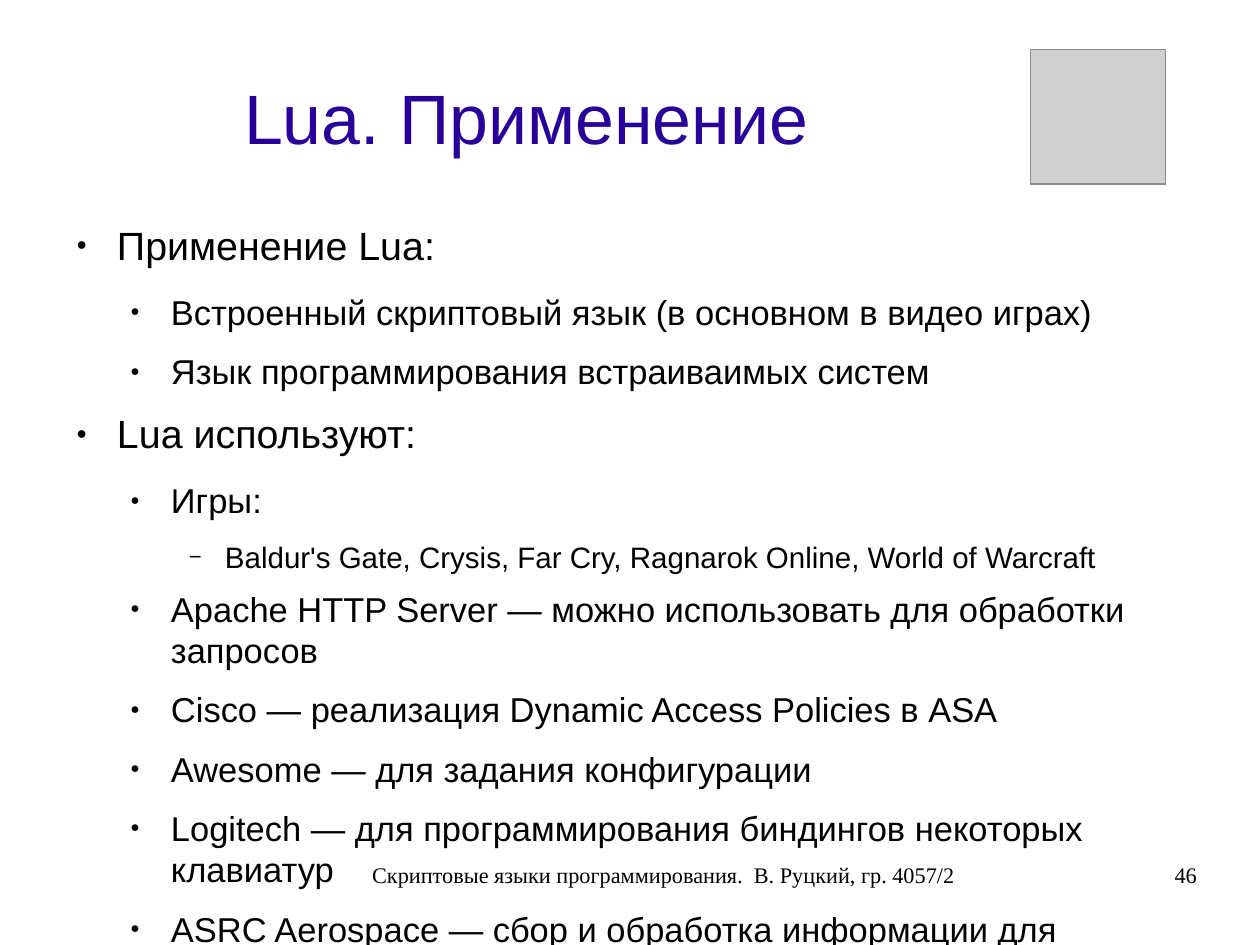
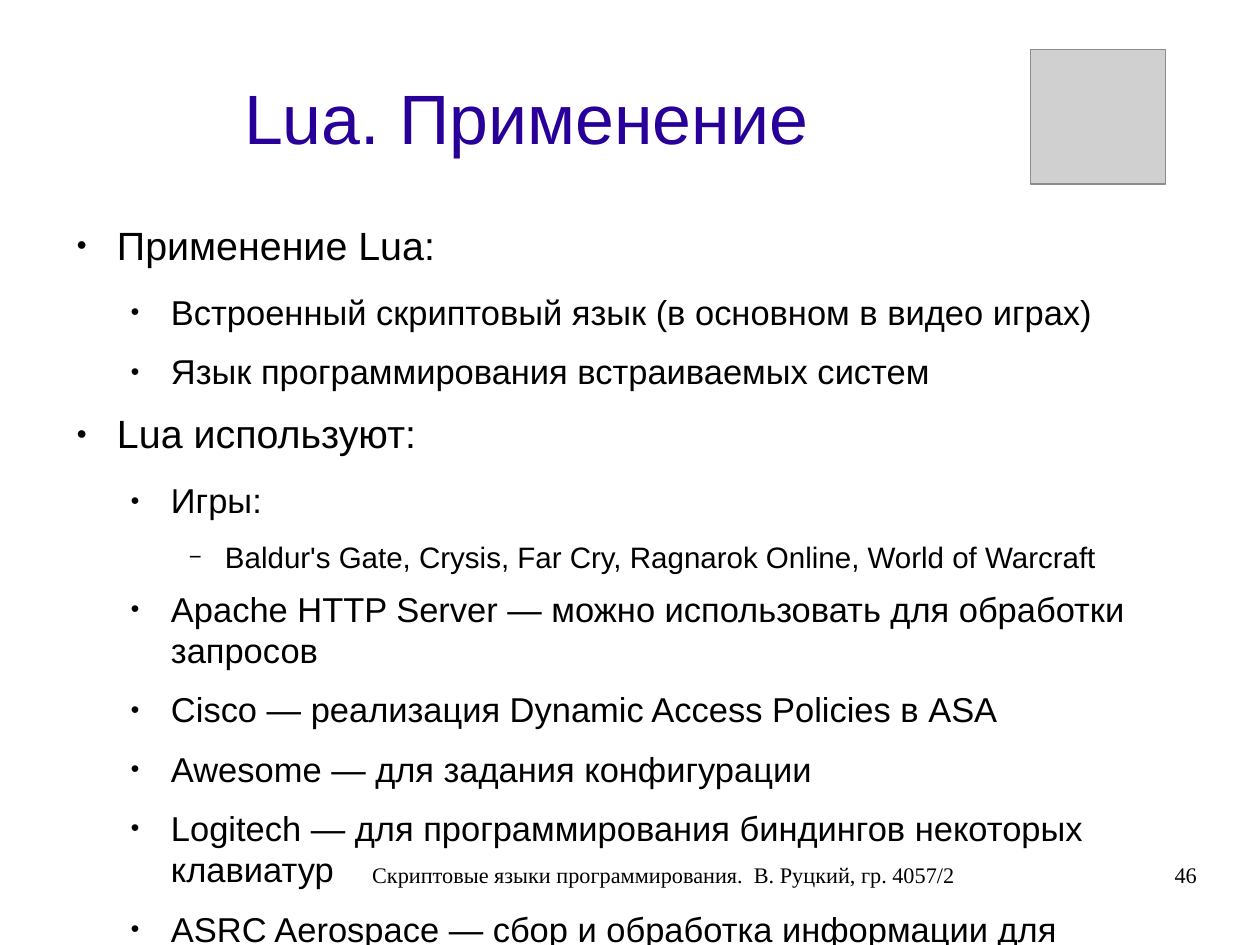
Before and after one commit to rutsky/semester07, a slide deck: slide 46 of Operation_systems/scripting_languages/40572_Rutsky_Scripting_languages.odp. Drawn at 1260x945 pixels with LibreOffice and Linux fonts; fonts in the diff are those of the drawing; grey boxes stand for pictures. Boxes give left, top, right and bottom in pixels: in the first picture for what was removed or moved away, otherwise in the second. Text is boxed around its words. In the diff, an @@ line names an element or a change of style, - is before the commit and + after.

```diff
--- a/Operation_systems/scripting_languages/40572_Rutsky_Scripting_languages.odp
+++ b/Operation_systems/scripting_languages/40572_Rutsky_Scripting_languages.odp
@@ text at <box>171,360,929,391</box>: text changed @@
-  ● Язык программирования встраиваимых систем
+  ● Язык программирования встраиваемых систем
```
Also in this commit, not shown: 2 other slides changed, 1 other file.
